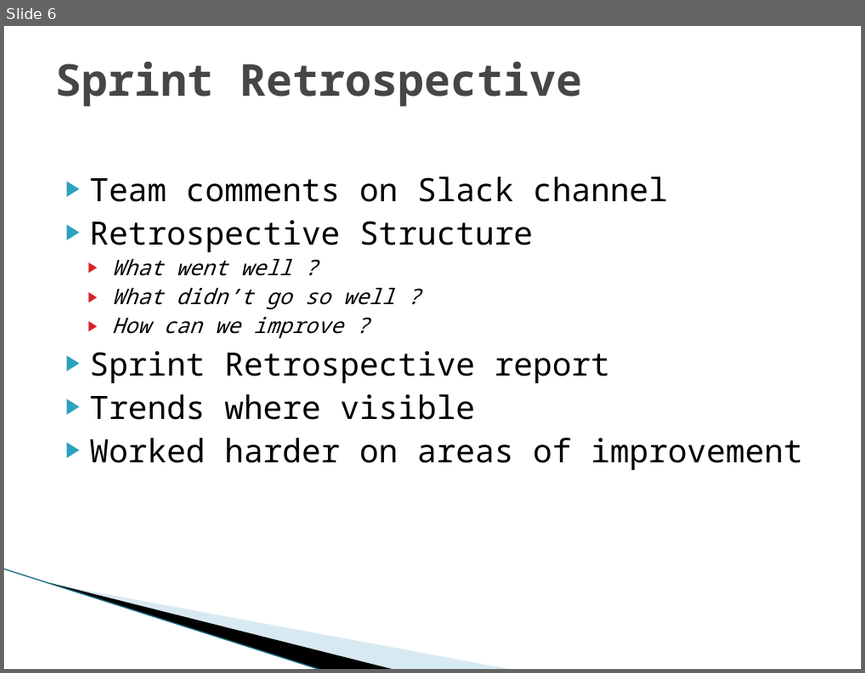
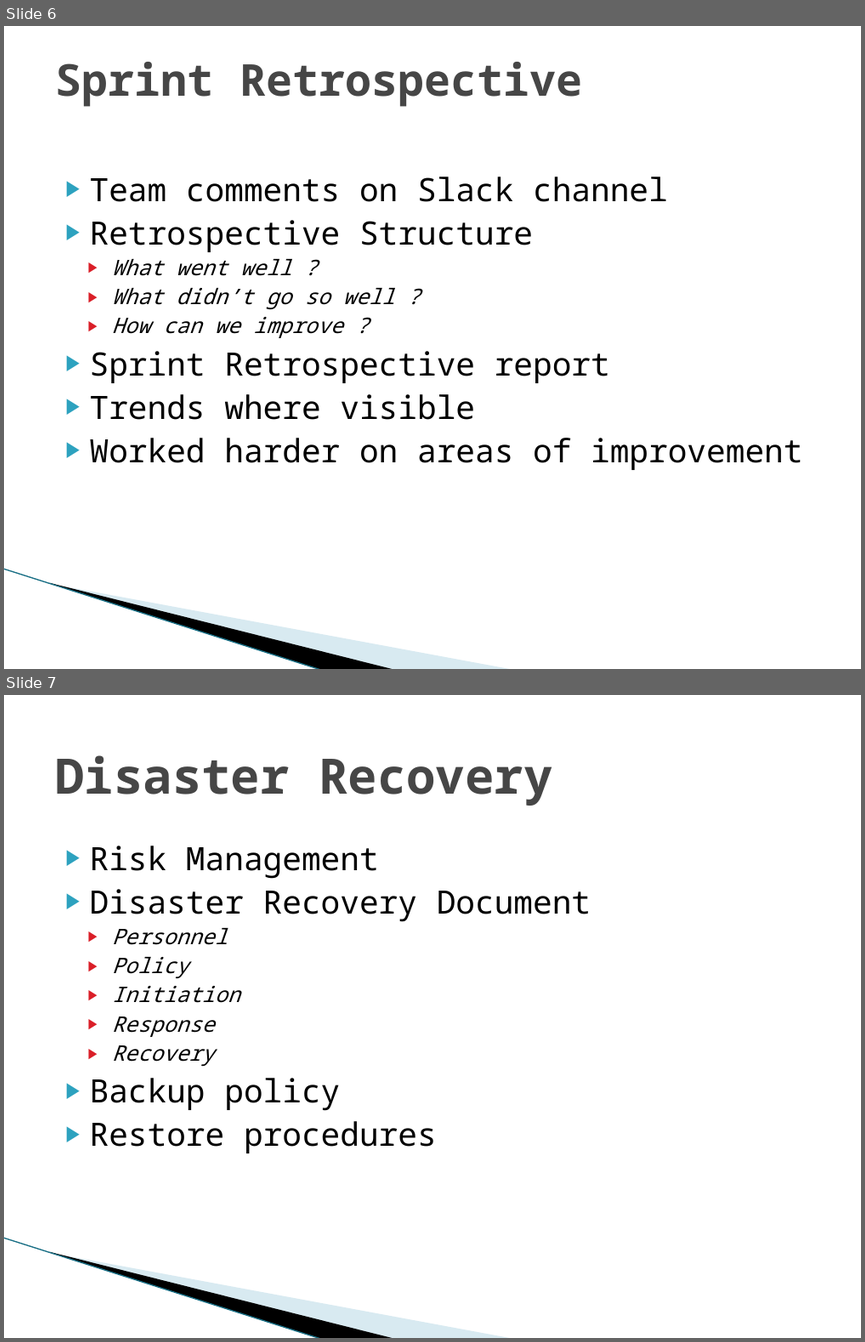
Before and after one commit to rlennon/CrowSoft, a slide deck: Documentation/Project Presentation/Michael McFadden Project presentation.pptx. Shown one above the other, each under a label of ours: slide 6 before the commit, slides 6 and 7 after it. The pictures are 865x673 and 865x1342 pixels, drawn with LibreOffice and Linux fonts; fonts in the diff are those of the drawing; background and template pictures are left out. Boxes give left, top, right and bottom in pixels: in the first picture for what was removed or moved away, otherwise in the second. Text is boxed around its words. In the diff, an @@ line names an element or a change of style, - is before the commit and + after.

Commit message:
Added Disaster Recovery

```diff
--- a/Documentation/Project Presentation/Michael McFadden Project presentation.pptx
+++ b/Documentation/Project Presentation/Michael McFadden Project presentation.pptx
@@ slide 7 added at box(4, 695, 861, 1338), background #FFFFFF; not listed: 3 template elements that a slide beside it also shows @@
@@ title added at box(55, 755, 552, 805), 41 pt, text #464646, bold @@
+Disaster Recovery
@@ text added at box(90, 845, 590, 1153), 27 pt, text #000000 @@
+▶ Risk Management
+▶ Disaster Recovery Document
+    ▶ Personnel
+    ▶ Policy
+    ▶ Initiation
+    ▶ Response
+    ▶ Recovery
+▶ Backup policy
+▶ Restore procedures
```
